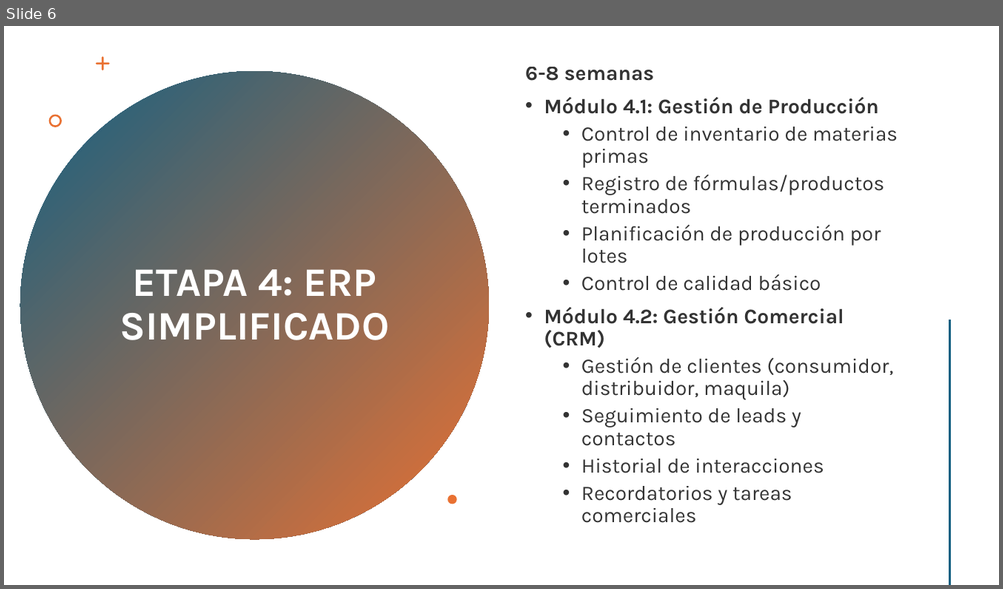
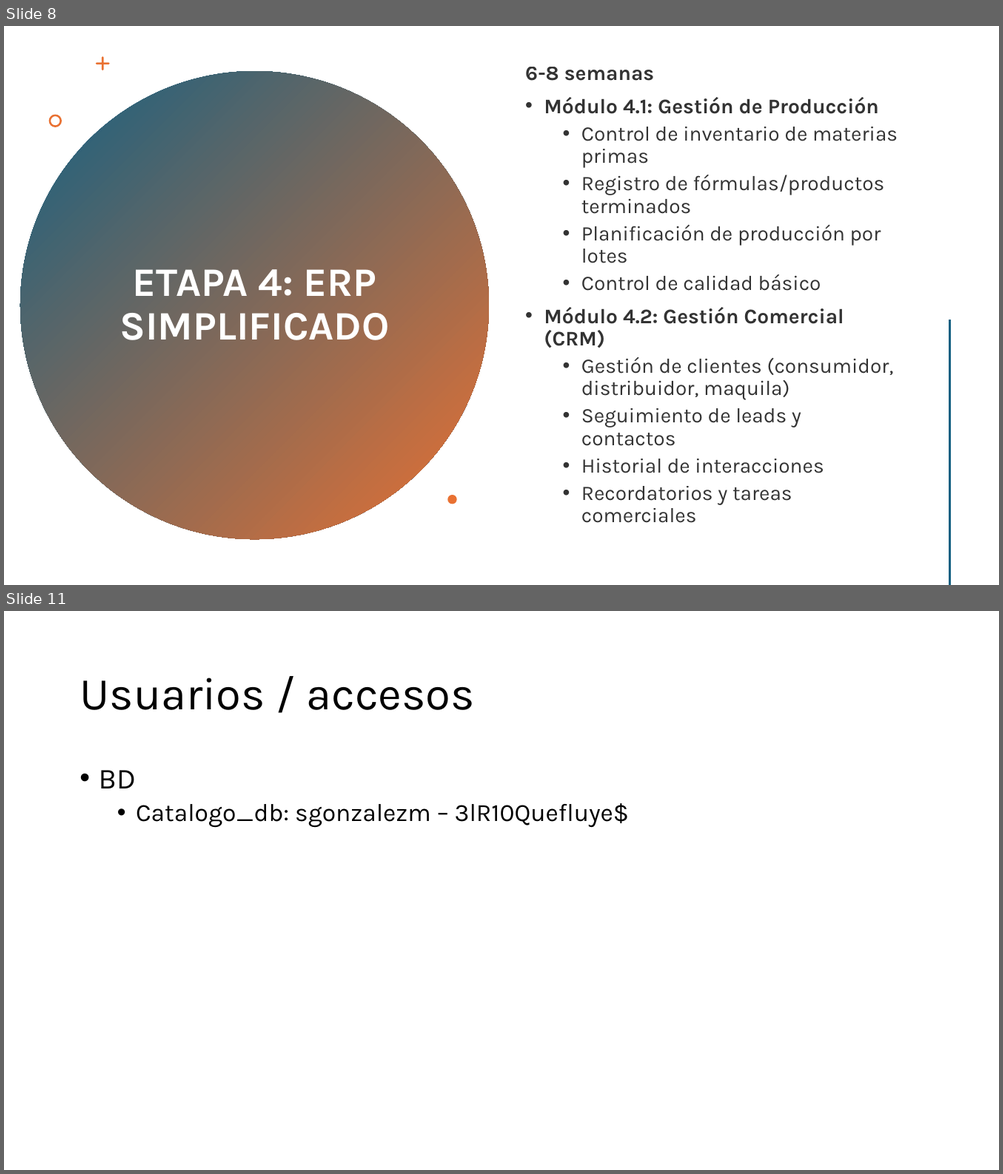
Before and after one commit to sgonzalezm/av_clean, a slide deck: AV Clean.pptx. Shown one above the other, each under a label of ours: slide 6 before the commit, slides 8 and 11 after it; the slides between them are not shown. The pictures are 1003x589 and 1003x1174 pixels, drawn with LibreOffice and Linux fonts; fonts in the diff are those of the drawing. Boxes give left, top, right and bottom in pixels: in the first picture for what was removed or moved away, otherwise in the second. Text is boxed around its words. In the diff, an @@ line names an element or a change of style, - is before the commit and + after.

```diff
--- a/AV Clean.pptx
+++ b/AV Clean.pptx
@@ slide 11 added at (4, 611, 999, 1170), background #FFFFFF @@
@@ title added at (79, 678, 474, 710), 44 pt, text #000000 @@
+Usuarios / accesos
@@ text added at (99, 770, 629, 828), 24 pt, text #000000 @@
+• BD
+  • Catalogo_db: sgonzalezm – 3lR10Quefluye$
@@ what was slide 6 is now slide 8 @@
```
Also in this commit, not shown: 2 other slides added, 10 other files.
